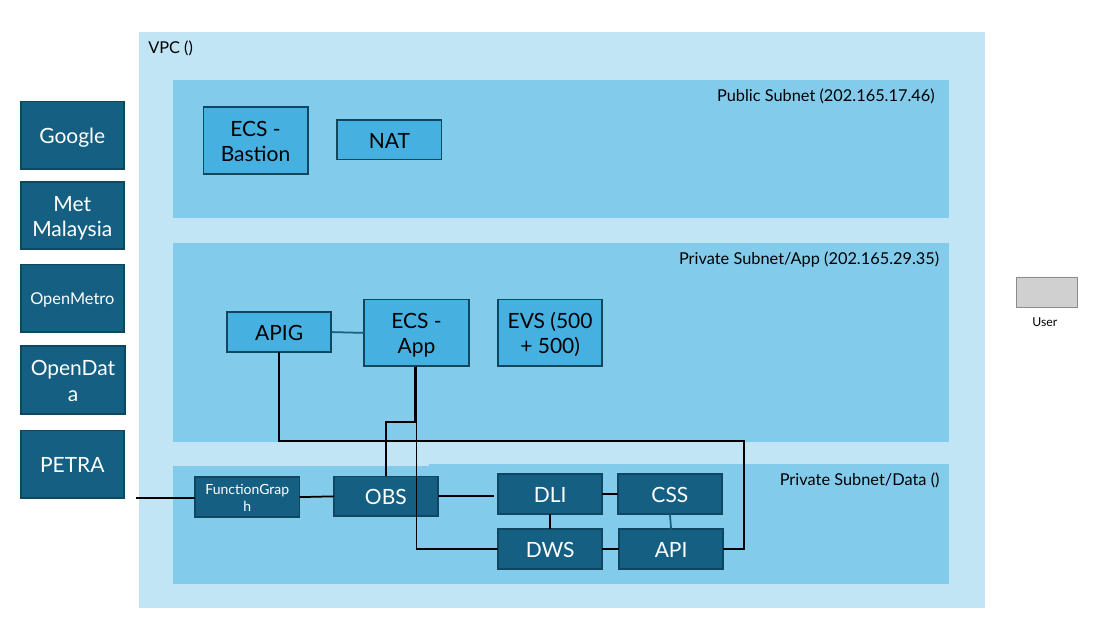
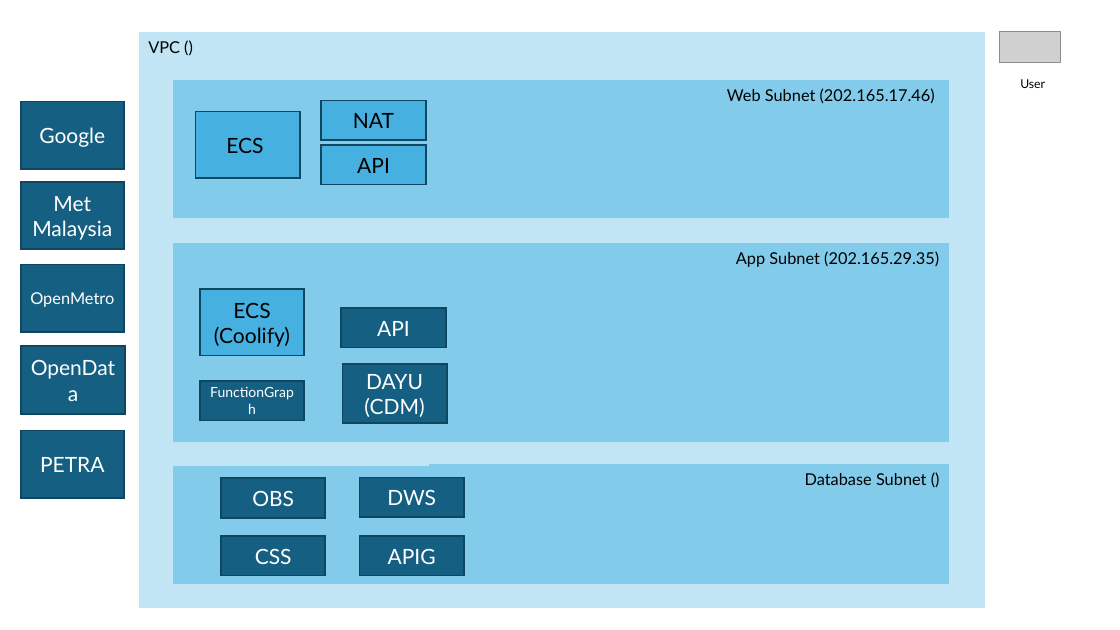
Before and after one commit to RajKhalifaa/nahrim, a slide deck: slide 1 of NAHRIM/Architecture 1.pptx. Drawn at 1120x630 pixels with LibreOffice and Linux fonts; fonts in the diff are those of the drawing; grey boxes stand for pictures. Boxes give left, top, right and bottom in pixels: in the first picture for what was removed or moved away, otherwise in the second. Text is boxed around its words. In the diff, an @@ line names an element or a change of style, - is before the commit and + after.

Commit message:
Update function graph implementations and add new pipeline versions
- Added demlevel_fg1.py with improved dam/reservoir data processing
- Created rainfall_fg_test.py and rainfall_fg_test1.py with enhanced rainfall data handling
- Updated waterlevel_fg.py filename format and added waterlevel_fg1.py with comprehensive water level pipeline
- Modified waterquality_fg.py filename format and added waterquality_fg1.py with automated pipeline
- Updated Architecture 1.pptx documentation
- Added deployment zip files for all new function graph implementations

```diff
--- a/NAHRIM/Architecture 1.pptx
+++ b/NAHRIM/Architecture 1.pptx
@@ picture: place and size @@
-picture at [1017, 277, 1078, 308]
+picture at [1000, 31, 1061, 62]
@@ text in rectangle at [727, 88, 935, 103]: text changed @@
-Public Subnet (202.165.17.46)
+Web Subnet (202.165.17.46)
@@ text "User": place and size @@
-text "User" at [1032, 317, 1057, 326]
+text "User" at [1020, 79, 1045, 88]
@@ rectangle "ECS": place and size @@
-rectangle "ECS" at [203, 107, 308, 173]
+rectangle "ECS" at [196, 112, 300, 178]
@@ rectangle "NAT": place and size @@
-rectangle "NAT" at [337, 120, 441, 160]
+rectangle "NAT" at [322, 101, 426, 140]
@@ text in rectangle at [226, 137, 263, 153]: text changed @@
-ECS - Bastion
+ECS
@@ rectangle "API": place and size @@
-rectangle "API" at [619, 529, 723, 569]
+rectangle "API" at [322, 145, 426, 185]
@@ rectangle "API" at [322, 145, 426, 185]: text colour #FFFFFF to #000000; fill #156082 to #46B1E1 @@
@@ text in rectangle at [736, 251, 939, 267]: text changed @@
-Private Subnet/App (202.165.29.35)
+App Subnet (202.165.29.35)
@@ rectangle "ECS": place and size @@
-rectangle "ECS" at [365, 300, 469, 366]
+rectangle "ECS" at [200, 289, 304, 355]
@@ text in rectangle at [214, 302, 290, 347]: text changed @@
-ECS - App
+ECS
+(Coolify)
@@ rectangle added at [341, 308, 445, 348], fill #156082, outline #104760 1.5 pt, 18 pt, text #FFFFFF @@
+API
@@ rectangle removed at [498, 300, 602, 366] @@
-EVS (500 + 500)
@@ elbow line removed from (723, 549) to (279, 352) @@
@@ line removed from (332, 332) to (365, 333) @@
@@ rectangle "FunctionGraph": place and size @@
-rectangle "FunctionGraph" at [195, 477, 299, 517]
+rectangle "FunctionGraph" at [200, 381, 304, 420]
@@ rectangle added at [343, 364, 447, 423], fill #156082, outline #104760 1.5 pt, 18 pt, text #FFFFFF @@
+DAYU
+(CDM)
@@ elbow line removed from (386, 476) to (415, 367) @@
@@ elbow line removed from (498, 549) to (417, 366) @@
@@ rectangle "OBS": place and size @@
-rectangle "OBS" at [334, 476, 438, 516]
+rectangle "OBS" at [221, 478, 325, 518]
@@ rectangle "DWS": place and size @@
-rectangle "DWS" at [498, 529, 602, 569]
+rectangle "DWS" at [360, 477, 464, 517]
@@ rectangle removed at [498, 475, 602, 514] @@
-DLI
@@ text in rectangle at [805, 473, 927, 485]: text changed @@
-Private Subnet/Data ()
+Database Subnet ()
@@ line removed from (136, 498) to (195, 498) @@
@@ line removed from (300, 497) to (334, 497) @@
@@ line removed from (439, 497) to (494, 497) @@
@@ line removed from (602, 494) to (618, 494) @@
@@ rectangle "CSS": place and size @@
-rectangle "CSS" at [618, 475, 722, 514]
+rectangle "CSS" at [221, 536, 325, 576]
@@ rectangle "APIG": place and size @@
-rectangle "APIG" at [227, 313, 331, 352]
+rectangle "APIG" at [360, 536, 464, 576]
@@ rectangle "APIG" at [360, 536, 464, 576]: text colour #000000 to #FFFFFF; fill #46B1E1 to #156082 @@
@@ line removed from (550, 514) to (550, 529) @@
@@ line removed from (670, 514) to (671, 529) @@
@@ line removed from (602, 549) to (619, 549) @@
```
Also in this commit, not shown: 12 other files.
